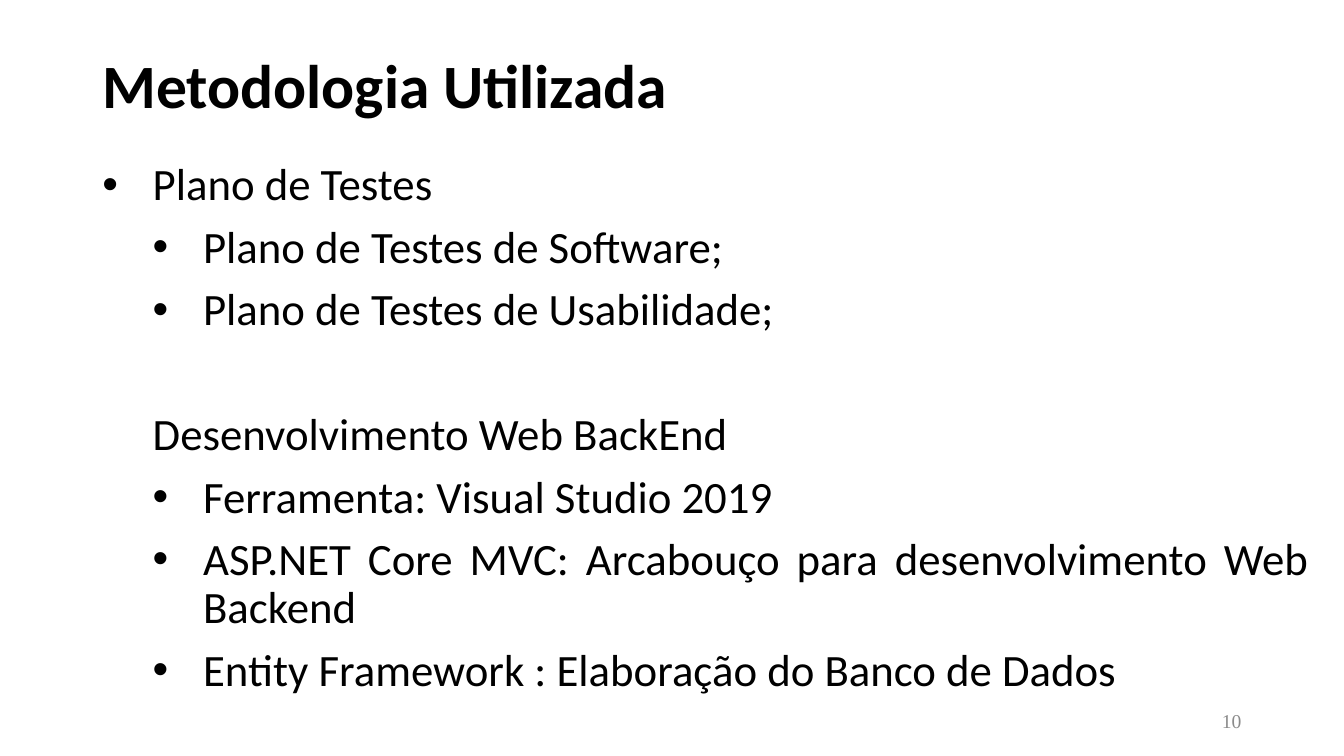
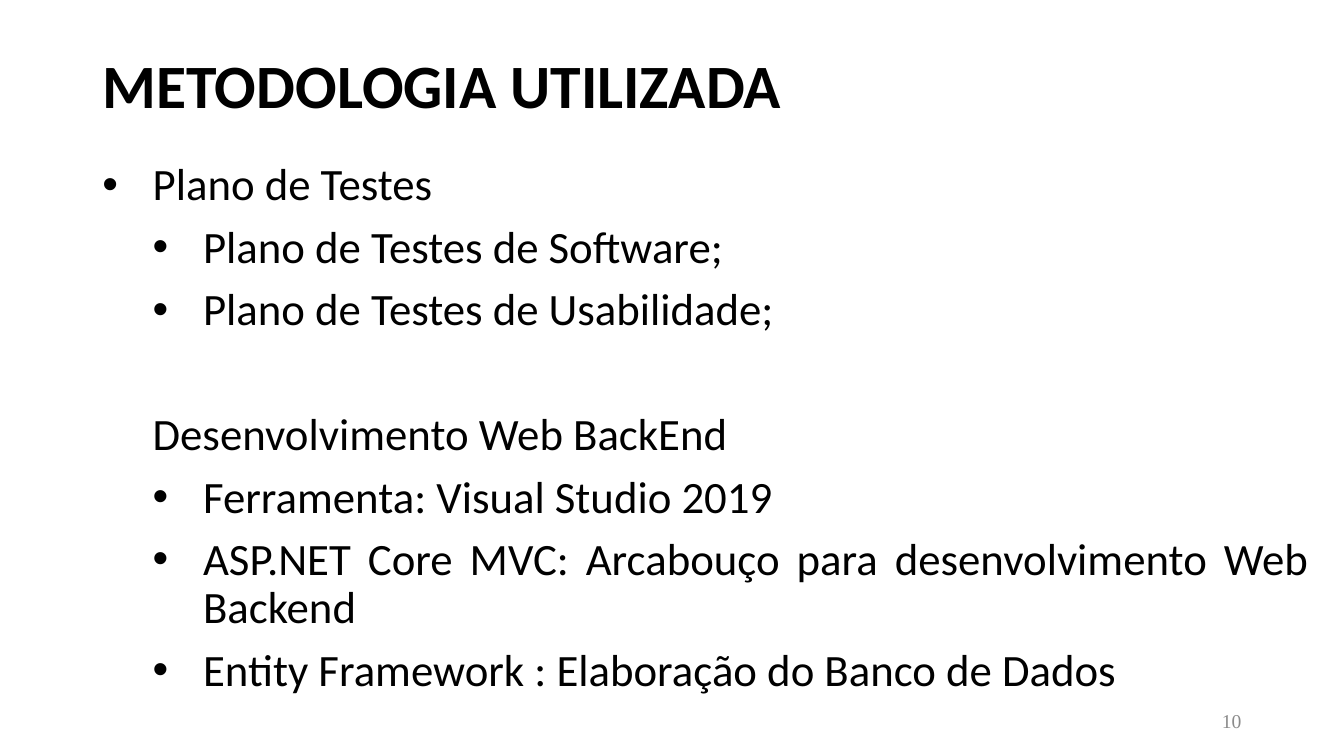
Before and after one commit to ICEI-PUC-Minas-PMV-ADS/pmv-ads-2023-1-e2-proj-int-t3-projeto-pedal-1, a slide deck: slide 10 of presentation/Apresentação_ProjetoPedal.pptx. Drawn at 1344x756 pixels with LibreOffice and Linux fonts; fonts in the diff are those of the drawing. Boxes give left, top, right and bottom in pixels: in the first picture for what was removed or moved away, otherwise in the second. Text is boxed around its words. In the diff, an @@ line names an element or a change of style, - is before the commit and + after.

```diff
--- a/presentation/Apresentação_ProjetoPedal.pptx
+++ b/presentation/Apresentação_ProjetoPedal.pptx
@@ text at box(102, 67, 780, 109): text changed @@
-Metodologia Utilizada
+METODOLOGIA UTILIZADA
```
Also in this commit, not shown: 9 other slides changed, 5 slides added, 2 slides removed.
